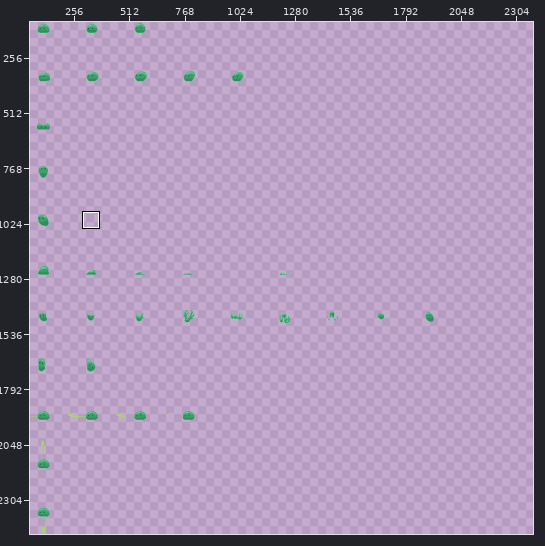
Edited in one commit: sprite sheet (Ingame/game_objects/player/sprites/player.png). Above, an overview of the earlier version with the close-up marked.
Close-up. As it was:
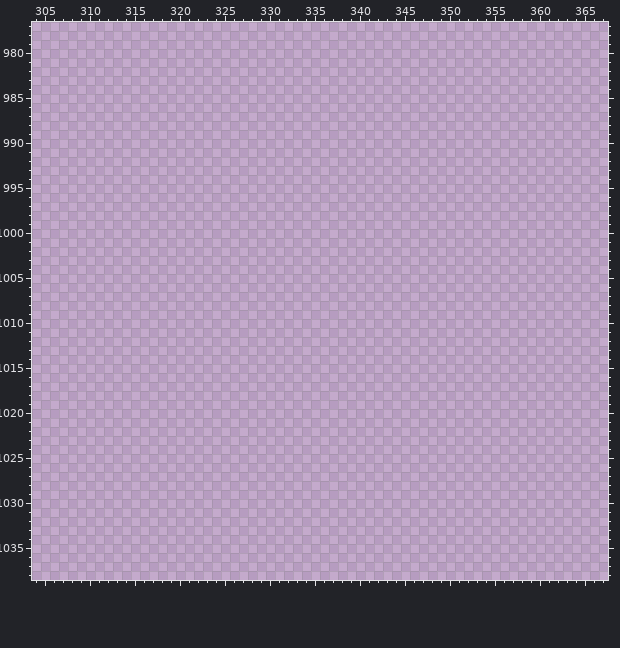
The file is 2016x1551 pixels. Shown: x 304..367, y 977..1038. The old version is drawn lined up with the new one. The wide view leaves out empty margins. The commit also changed other parts of the picture, which this record leaves out.
Now the later version:
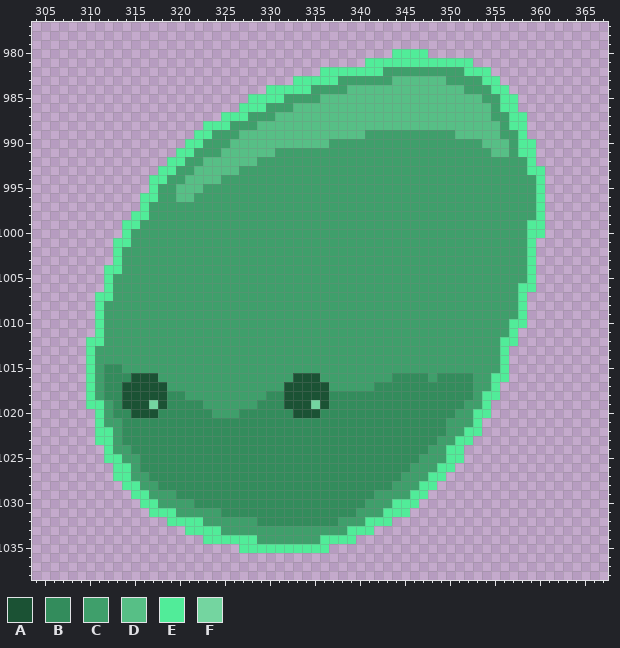
Palette (. is transparent): A #1b5234  B #338c5c  C #3f9f6b  D #57bf86  E #51ec99  F #74d5a0
The exact change:
canvas 2016x1551 -> 2464x2464; drawings rearranged on the sheet (the old picture shows each at its new place; 1 dropped ones are not shown)
y 980: x 344..347 .... -> EEEE
y 981: x 341..352 ............ -> EEEEEEEEEEEE
y 982: x 336..354 ................... -> EEEEEEECCCCCCCCCEEE
y 983: x 333..355 ....................... -> EEEEECCCCCCDDDDDDCCCCEE
y 984: x 330..356 ........................... -> EEEEECCCCDDDDDDDDDDDDDCCCEE
y 985: x 328..357 .............................. -> EEEECCCCDDDDDDDDDDDDDDDDDDCCEE
y 986: x 327..357 ............................... -> EEECCCDDDDDDDDDDDDDDDDDDDDDDCEE
y 987: x 325..358 .................................. -> EEECCCDDDDDDDDDDDDDDDDDDDDDDDDCCEE
y 988: x 323..358 .................................... -> EEECCCDDDDDDDDDDDDDDDDDDDDDDDDDDDCEE
y 989: x 322..358 ..................................... -> EECCCDDDDDDDDDDDDDDCCCCCCCCCCDDDDDCCE
y 990: x 321..359 ....................................... -> EECCCDDDDDDDDDDDCCCCCCCCCCCCCCCCCDDDCEE
y 991: x 320..359 ........................................ -> EECCCDDDDDDCCCCCCCCCCCCCCCCCCCCCCCCDDCEE
y 992: x 319..359 ......................................... -> EECCDDDDDDCCCCCCCCCCCCCCCCCCCCCCCCCCCCCCE
y 993: x 318..360 ........................................... -> EECCDDDDDCCCCCCCCCCCCCCCCCCCCCCCCCCCCCCCCEE
y 994: x 317..360 ............................................ -> EECCDDDDCCCCCCCCCCCCCCCCCCCCCCCCCCCCCCCCCCCE
y 995: x 317..360 ............................................ -> ECCDDDCCCCCCCCCCCCCCCCCCCCCCCCCCCCCCCCCCCCCE
y 996: x 316..360 ............................................. -> EECCDDCCCCCCCCCCCCCCCCCCCCCCCCCCCCCCCCCCCCCCE
y 997: x 316..360 ............................................. -> ECCCCCCCCCCCCCCCCCCCCCCCCCCCCCCCCCCCCCCCCCCCE
y 998: x 315..360 .............................................. -> EECCCCCCCCCCCCCCCCCCCCCCCCCCCCCCCCCCCCCCCCCCCE
y 999: x 314..360 ............................................... -> EECCCCCCCCCCCCCCCCCCCCCCCCCCCCCCCCCCCCCCCCCCCEE
y 1000: x 314..360 ............................................... -> ECCCCCCCCCCCCCCCCCCCCCCCCCCCCCCCCCCCCCCCCCCCCEE
y 1001: x 313..359 ............................................... -> EECCCCCCCCCCCCCCCCCCCCCCCCCCCCCCCCCCCCCCCCCCCCE
y 1002..1003: x 313..359 ............................................... -> ECCCCCCCCCCCCCCCCCCCCCCCCCCCCCCCCCCCCCCCCCCCCCE
y 1004: x 312..359 ................................................ -> EECCCCCCCCCCCCCCCCCCCCCCCCCCCCCCCCCCCCCCCCCCCCCE
y 1005: x 312..359 ................................................ -> ECCCCCCCCCCCCCCCCCCCCCCCCCCCCCCCCCCCCCCCCCCCCCCE
y 1006: x 312..359 ................................................ -> ECCCCCCCCCCCCCCCCCCCCCCCCCCCCCCCCCCCCCCCCCCCCCEE
y 1007: x 311..358 ................................................ -> EECCCCCCCCCCCCCCCCCCCCCCCCCCCCCCCCCCCCCCCCCCCCCE
y 1008..1009: x 311..358 ................................................ -> ECCCCCCCCCCCCCCCCCCCCCCCCCCCCCCCCCCCCCCCCCCCCCCE
y 1010: x 311..358 ................................................ -> ECCCCCCCCCCCCCCCCCCCCCCCCCCCCCCCCCCCCCCCCCCCCCEE
y 1011: x 311..357 ............................................... -> ECCCCCCCCCCCCCCCCCCCCCCCCCCCCCCCCCCCCCCCCCCCCCE
y 1012: x 310..357 ................................................ -> EECCCCCCCCCCCCCCCCCCCCCCCCCCCCCCCCCCCCCCCCCCCCEE
y 1013..1014: x 310..356 ............................................... -> ECCCCCCCCCCCCCCCCCCCCCCCCCCCCCCCCCCCCCCCCCCCCCE
y 1015: x 310..356 ............................................... -> ECBBCCCCCCCCCCCCCCCCCCCCCCCCCCCCCCCCCCCCCCCCCCE
y 1016: x 310..356 ............................................... -> ECBBBAAACCCCCCCCCCCCCCCAAACCCCCCCCBBBBCBBBBCCEE
y 1017: x 310..355 .............................................. -> ECBBAAAAACCCCCCCCCCCCCAAAAACCCCCBBBBBBBBBBBCCE
y 1018: x 310..355 .............................................. -> ECBBAAAAABBCCCCCCCCCBBAAAAABBBBBBBBBBBBBBBBCEE
y 1019: x 310..354 ............................................. -> EECBAAAFABBBBCCCCCCBBBAAAFABBBBBBBBBBBBBBBCCE
y 1020: x 311..354 ............................................ -> ECBBAAABBBBBBCCCBBBBBBAAABBBBBBBBBBBBBBBCCEE
y 1021: x 311..353 ........................................... -> ECCBBBBBBBBBBBBBBBBBBBBBBBBBBBBBBBBBBBBCCCE
y 1022: x 311..353 ........................................... -> EECBBBBBBBBBBBBBBBBBBBBBBBBBBBBBBBBBBBBCCEE
y 1023: x 311..352 .......................................... -> EECBBBBBBBBBBBBBBBBBBBBBBBBBBBBBBBBBBBCCEE
y 1024: x 312..351 ........................................ -> ECCBBBBBBBBBBBBBBBBBBBBBBBBBBBBBBBBBCCEE
y 1025: x 312..351 ........................................ -> EECCBBBBBBBBBBBBBBBBBBBBBBBBBBBBBBBCCCEE
y 1026: x 313..350 ...................................... -> EECBBBBBBBBBBBBBBBBBBBBBBBBBBBBBBCCCEE
y 1027: x 313..349 ..................................... -> EECCBBBBBBBBBBBBBBBBBBBBBBBBBBBBCCCEE
y 1028: x 314..348 ................................... -> EECCBBBBBBBBBBBBBBBBBBBBBBBBBBCCCEE
y 1029: x 315..347 ................................. -> EECCCBBBBBBBBBBBBBBBBBBBBBBCCCCEE
y 1030: x 316..346 ............................... -> EECCCCBBBBBBBBBBBBBBBBBBBCCCEEE
y 1031: x 317..345 ............................. -> EEECCCCCBBBBBBBBBBBBBBBCCCEEE
y 1032: x 319..343 ......................... -> EEEECCCCCCBBBBBBBBBCCCEEE
y 1033: x 321..341 ..................... -> EEEECCCCCCCCCCCCCCEEE
y 1034: x 323..339 ................. -> EEEEEECCCCCCCEEEE
y 1035: x 327..336 .......... -> EEEEEEEEEE
Changed places in both close-ups, as pixel boxes (x1, y1, x2, y2):
added: (86, 49, 545, 553)
